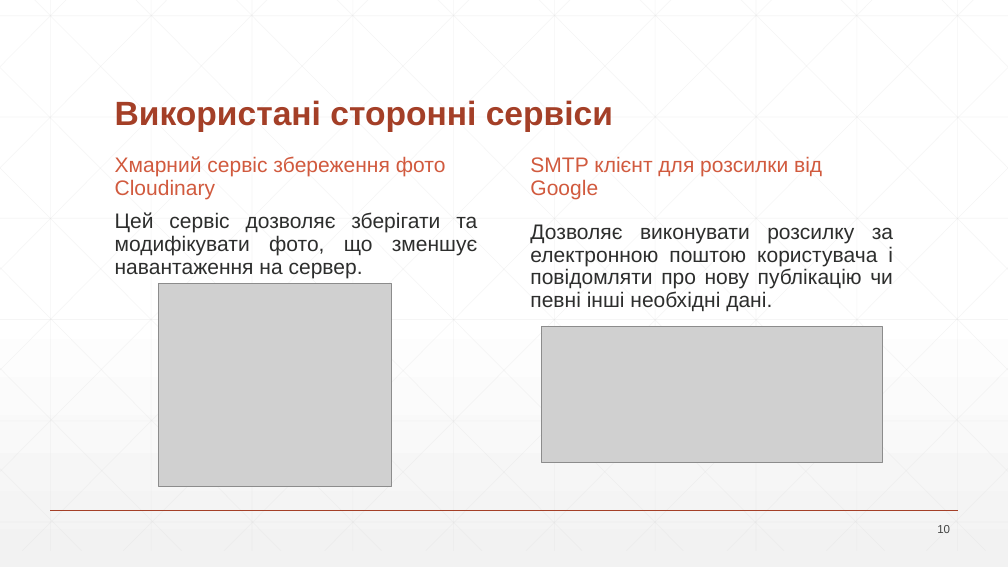
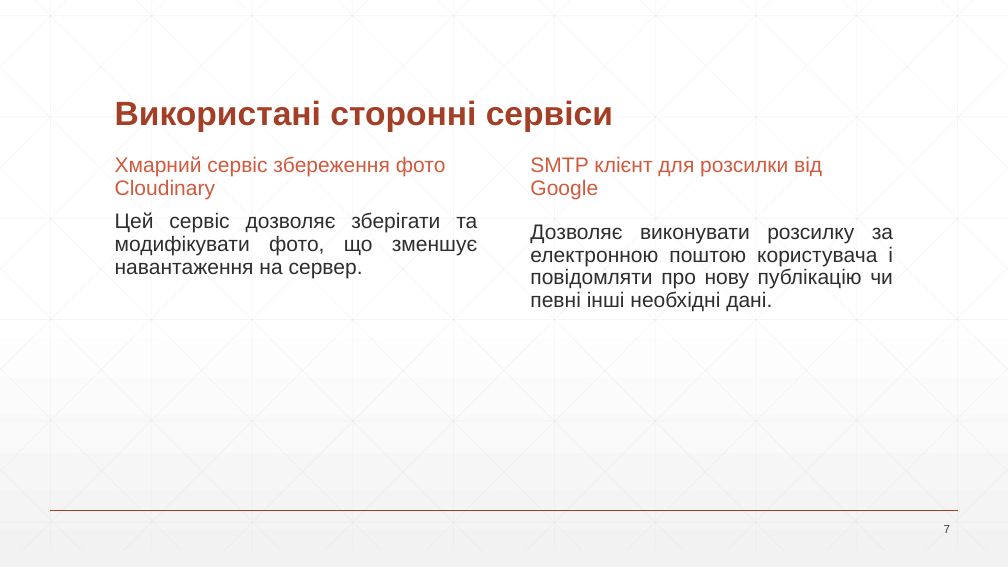
Before and after one commit to NureBiletskyiDanylo/2025_B_KKP_PZPI-22-6_Biletskyi_D_A, a slide deck: slide 7 of 2025_Б_ККП_ПЗПІ-22-6_Білецький_Д_А/2025_Б_ККП_ПЗПІ-22-6_Білецький_Д_А.pptx (slide 10 before the commit). Drawn at 1008x567 pixels with LibreOffice and Linux fonts; fonts in the diff are those of the drawing; grey boxes stand for pictures. Boxes give left, top, right and bottom in pixels: in the first picture for what was removed or moved away, otherwise in the second. Text is boxed around its words. In the diff, an @@ line names an element or a change of style, - is before the commit and + after.

```diff
--- a/2025_Б_ККП_ПЗПІ-22-6_Білецький_Д_А/2025_Б_ККП_ПЗПІ-22-6_Білецький_Д_А.pptx
+++ b/2025_Б_ККП_ПЗПІ-22-6_Білецький_Д_А/2025_Б_ККП_ПЗПІ-22-6_Білецький_Д_А.pptx
@@ picture removed at (159, 284, 392, 486) @@
@@ picture removed at (541, 327, 882, 462) @@
@@ page number at (944, 525, 950, 533): text changed @@
-10
+7
```
Also in this commit, not shown: 4 other slides changed, 2 slides added, 4 slides removed.
